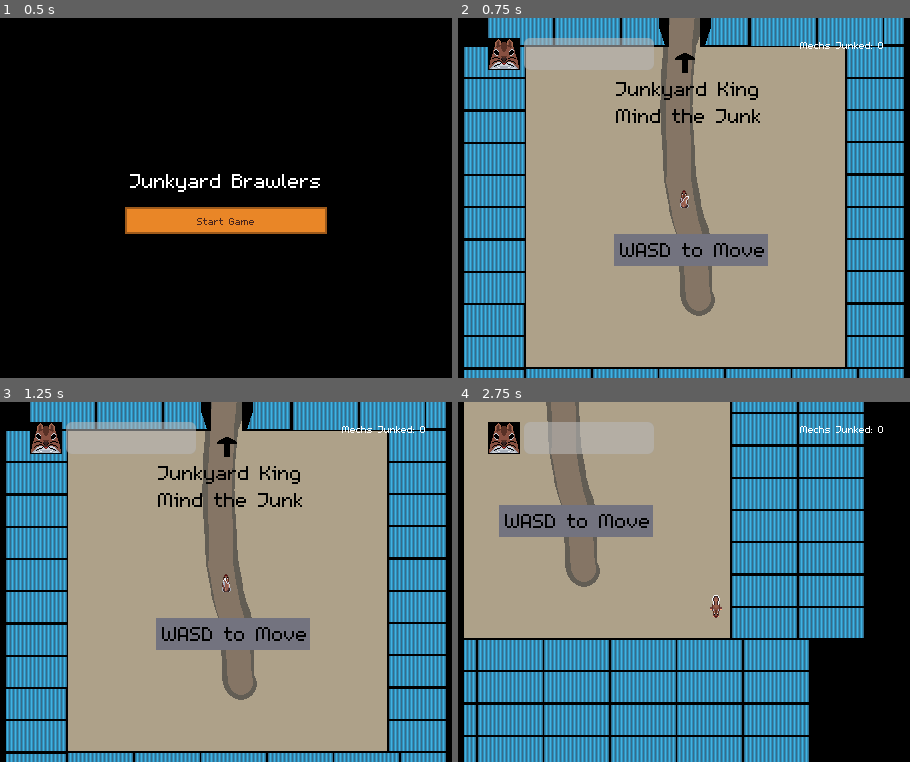
Above: before the commit, frames 1-4 (two rows, left to right).
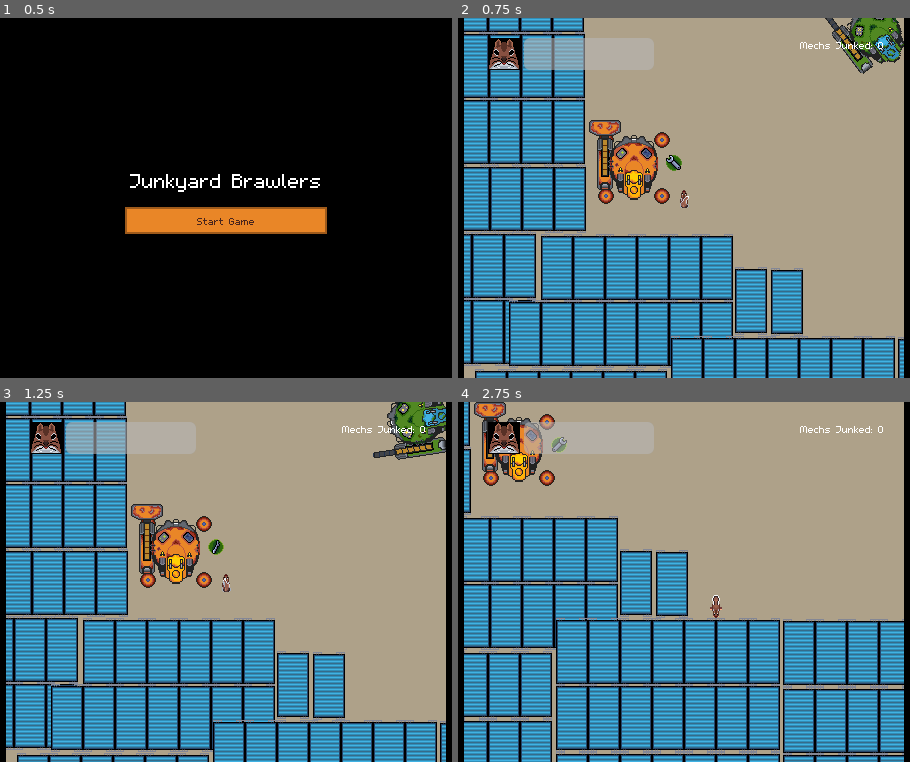
Above: after the commit, the same moments.

Repository: LaffertyDev/junkyard-brawl
Game: Godot game, scene res://src/MenusAndScenes/screen_ui_start.tscn
Two runs of this game, one before a commit and one after it. Both use one fixed random seed, a clock stepped at 60 frames per second and the inputs below. The engine's default icon, where the game draws it, is replaced by a stand-in: a white triangle on a blue panel in a dark square.
Inputs (mouse positions are in pixels of both pictures, inside the frame that each line leads up to):
- Up to frame 1 (0.5 s): no input
- Up to frame 2 (0.75 s): click "Start Game" at 0.5 s
- Up to frame 3 (1.25 s): no input
- Up to frame 4 (2.75 s): move the mouse to (824, 564) at 1.27 s; hold D (move_right) 1.28-2.03 s; hold Space (action_primary) 1.28-2.03 s; move the mouse to (557, 600) at 2.02 s; hold S (move_backward) from 2.03 s (still down); tap Space (action_primary) at 2.1 s

Frame 1 is identical in both runs. In frame 2, 64% of the frame differs, in the area x 1-99%, y 0-100%; in frame 3, 64%; in frame 4, 72%.

Commit message:
update docu

Diff:
--- a/src/game.tscn
+++ b/src/game.tscn
@@ -21,10 +21,10 @@
 visible = false
 
 [node name="max" parent="." instance=ExtResource("1_x8fa0")]
-position = Vector2(0, 576)
+position = Vector2(-142, -1271)
 
 [node name="Freek" parent="." instance=ExtResource("2_px2hi")]
-position = Vector2(-1, 1655)
+position = Vector2(-92, -1241)
 
 [node name="CanvasLayer" type="CanvasLayer" parent="."]
 
@@ -36,9 +36,6 @@
 
 [node name="level_two_swiper" parent="." instance=ExtResource("6_6e0x7")]
 position = Vector2(-280, -530)
-
-[node name="level_two_swiper2" parent="." instance=ExtResource("6_6e0x7")]
-position = Vector2(132, -534)
 
 [node name="level_two_swiper3" parent="." instance=ExtResource("6_6e0x7")]
 position = Vector2(-63, -670)
@@ -55,34 +52,18 @@
 [node name="Spawner2" parent="." instance=ExtResource("7_i1o7u")]
 position = Vector2(816, -1035)
 
-[node name="Spawner4" parent="." instance=ExtResource("7_i1o7u")]
-position = Vector2(444, -937)
-rotation = 3.14159
-
 [node name="Spawner3" parent="." instance=ExtResource("7_i1o7u")]
 position = Vector2(686, -478)
 
-[node name="swiper" parent="." instance=ExtResource("6_6e0x7")]
-position = Vector2(636, -977)
-
-[node name="swiper2" parent="." instance=ExtResource("6_6e0x7")]
-position = Vector2(570, -964)
-
-[node name="swiper3" parent="." instance=ExtResource("6_6e0x7")]
-position = Vector2(652, -473)
-
 [node name="Spawner5" parent="." instance=ExtResource("7_i1o7u")]
-position = Vector2(310, -1542)
-
-[node name="Spawner" parent="." instance=ExtResource("7_i1o7u")]
-position = Vector2(-6, -1676)
-rotation = -1.5708
+position = Vector2(-41, -1508)
+rotation = 4.71239
 
 [node name="JunkyardKing" parent="." instance=ExtResource("10_lumf2")]
 position = Vector2(102, -1404)
 
-[node name="swiper4" parent="." instance=ExtResource("6_6e0x7")]
-position = Vector2(70, -1139)
-
 [node name="swiper5" parent="." instance=ExtResource("6_6e0x7")]
 position = Vector2(-31, -196)
+
+[node name="HealthPickup4" parent="." instance=ExtResource("9_jxf43")]
+position = Vector2(-102, -1276)
Not shown, added: assets_and_credits.md
Not shown, changed: design.md
Not shown, changed: readme.md
Not shown, changed: todo.md
